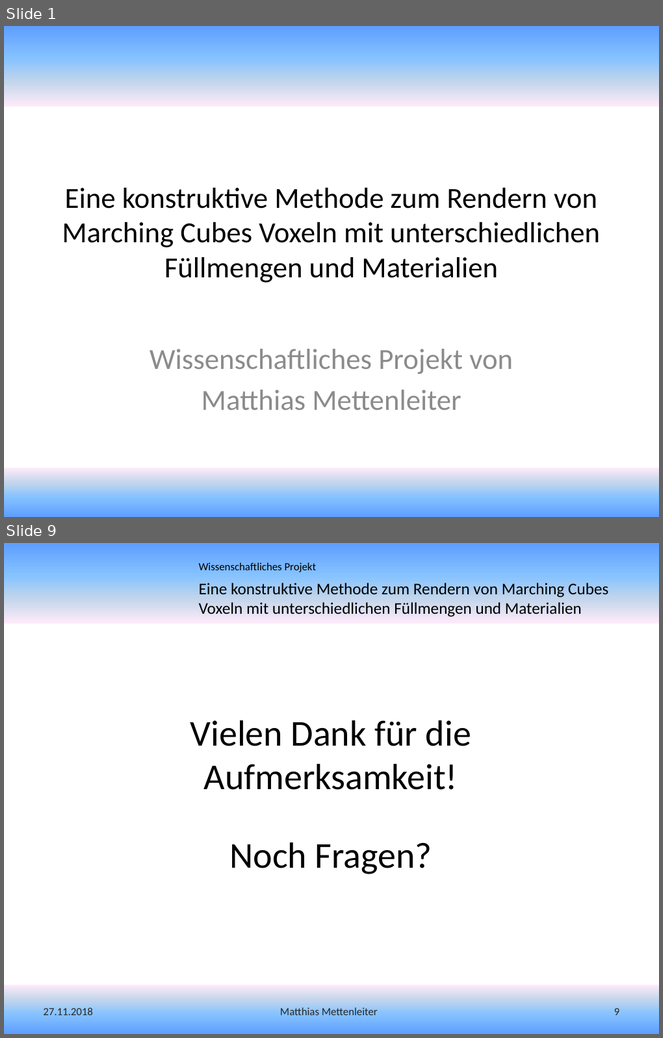
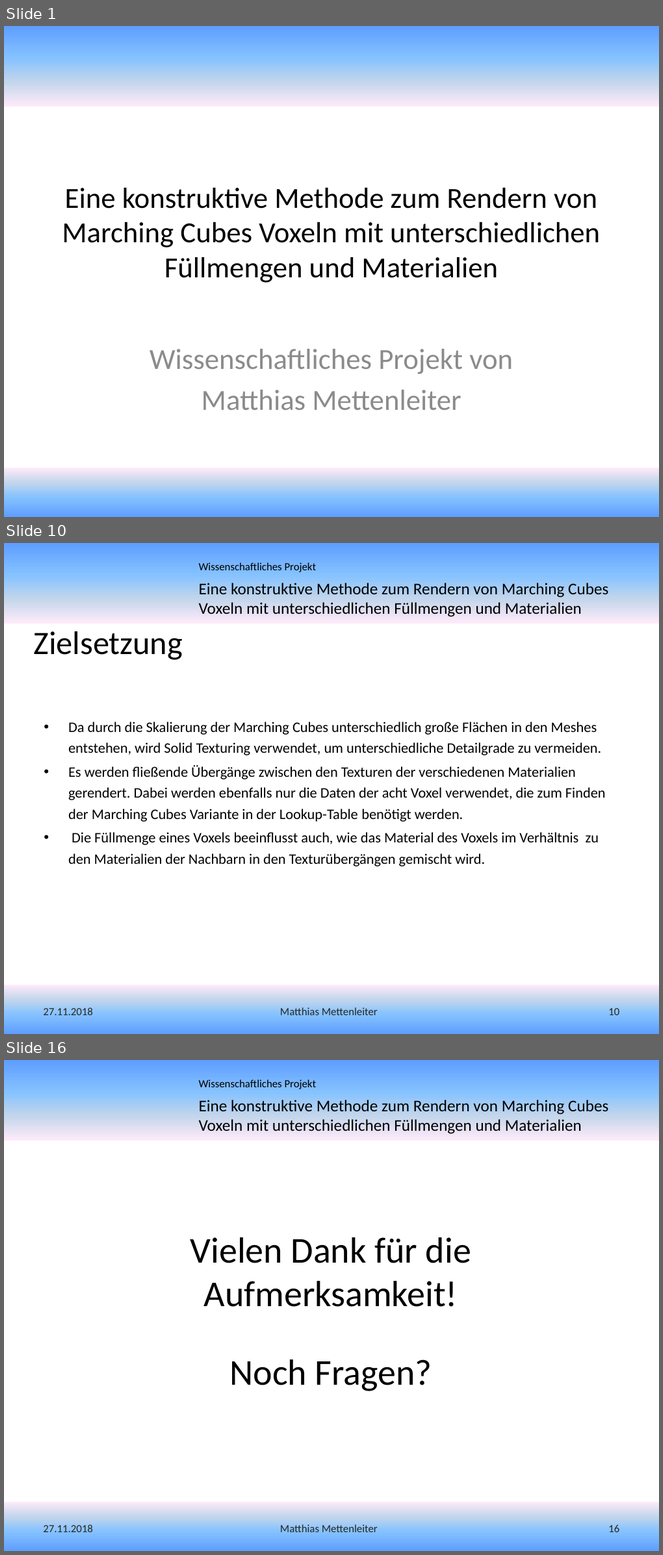
Before and after one commit to MMDaemon/MC_Paper, a slide deck: Vortrag - Eine konstruktive Methode zum Rendern von Marching Cubes Voxeln mit unterschiedlichen Füllmengen und Materialien.pptx. Shown one above the other, each under a label of ours: slides 1 and 9 before the commit, slides 1, 10 and 16 after it; the slides between them are not shown. The pictures are 663x1038 and 663x1555 pixels, drawn with LibreOffice and Linux fonts; fonts in the diff are those of the drawing; background and template pictures are left out. Boxes give left, top, right and bottom in pixels: in the first picture for what was removed or moved away, otherwise in the second. Text is boxed around its words. In the diff, an @@ line names an element or a change of style, - is before the commit and + after.

```diff
--- a/Vortrag - Eine konstruktive Methode zum Rendern von Marching Cubes Voxeln mit unterschiedlichen Füllmengen und Materialien.pptx
+++ b/Vortrag - Eine konstruktive Methode zum Rendern von Marching Cubes Voxeln mit unterschiedlichen Füllmengen und Materialien.pptx
@@ slide 10 added at <box>4,543,659,1034</box>, background #FFFFFF; not listed: 3 template elements that a slide beside it also shows @@
@@ title added at <box>34,631,183,660</box>, 36 pt, text #000000 @@
+Zielsetzung
@@ text added at <box>68,722,606,867</box>, 16 pt, text #000000 @@
+• Da durch die Skalierung der Marching Cubes unterschiedlich große Flächen in den Meshes entstehen, wird Solid Texturing verwendet, um unterschiedliche Detailgrade zu vermeiden.
+• Es werden fließende Übergänge zwischen den Texturen der verschiedenen Materialien gerendert. Dabei werden ebenfalls nur die Daten der acht Voxel verwendet, die zum Finden der Marching Cubes Variante in der Lookup-Table benötigt werden.
+• Die Füllmenge eines Voxels beeinflusst auch, wie das Material des Voxels im Verhältnis zu den Materialien der Nachbarn in den Texturübergängen gemischt wird.
@@ text added at <box>43,1008,92,1016</box>, 12 pt, text #262626 @@
+27.11.2018
@@ text added at <box>280,1008,378,1016</box>, 12 pt, text #262626 @@
+Matthias Mettenleiter
@@ page number added at <box>608,1008,620,1016</box>, 12 pt, text #262626 @@
+10
@@ what was slide 9 is now slide 16 @@
@@ page number at <box>608,1525,620,1533</box>: text changed @@
-9
+16
```
Also in this commit, not shown: 7 slides changed, 7 other slides added, 1 slide removed, 10 other files.
